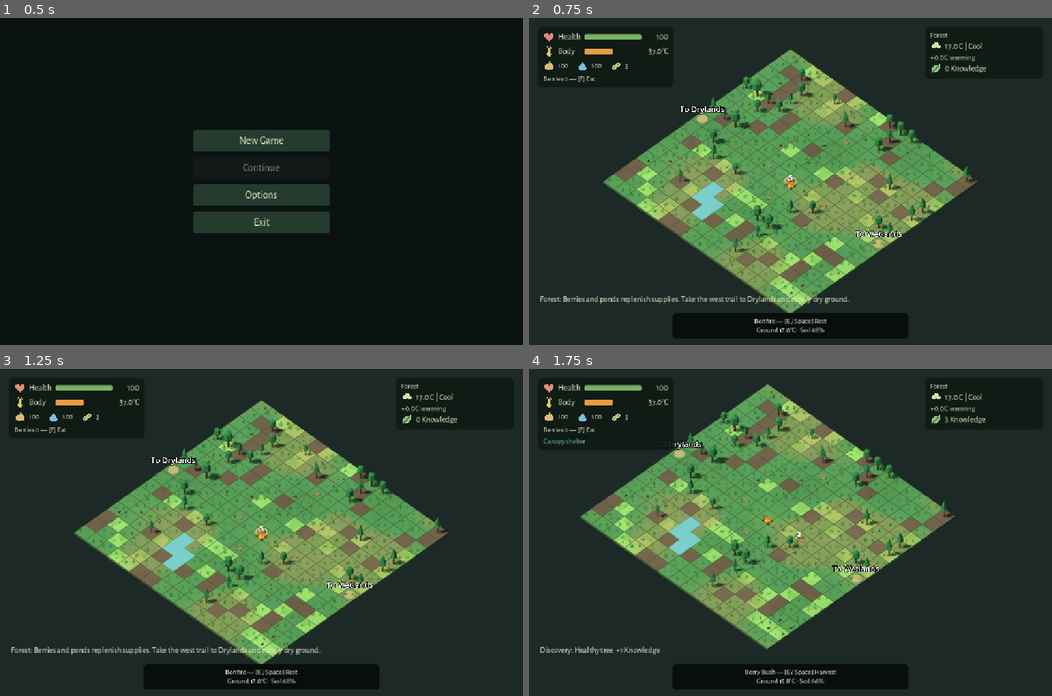
Above: before the commit, frames 1-4 (two rows, left to right).
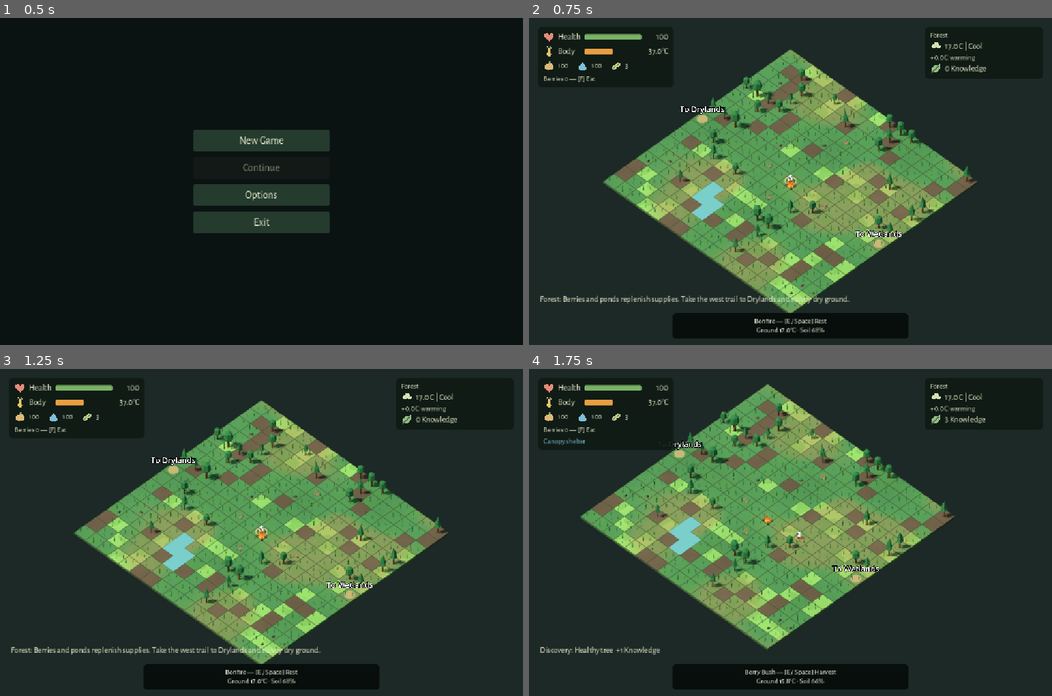
Above: after the commit, the same moments.

Repository: emir-masinovic/gameup-2026-nihilists
Game: Godot game, scene res://features/menus/main_menu.tscn
The game is run twice, just before and just after one commit, with the same random seed, the same clock (stepped at 60 frames per second) and the same inputs.
Inputs (mouse positions are in pixels of both pictures, inside the frame that each line leads up to):
- Up to frame 1 (0.5 s): no input
- Up to frame 2 (0.75 s): click "New Game" at 0.5 s
- Up to frame 3 (1.25 s): no input
- Up to frame 4 (1.75 s): tap Enter (ui_accept) at 1.25, 1.52 s; move the mouse to (905, 516) at 1.27 s; hold D (move_east) from 1.28 s (still down); hold F (eat) from 1.28 s (still down); click (905, 516) at 1.42 s

Frame 1 is identical in both runs. In frame 2, 1.2% of the frame differs, in the area x 15-84%, y 11-89%; in frame 3, 1.2%; in frame 4, 1.2%.

Commit message:
feat: add rooted grass blades and coherent vegetation wind

Diff:
--- a/features/levels/forest/nature/ground_cover.gd
+++ b/features/levels/forest/nature/ground_cover.gd
@@ -33,6 +33,9 @@
 
 func _build(grid: RefCounted, model: Node3D, shrubs: bool):
 	var source = _find_mesh(model, Transform3D.IDENTITY)
+	if not shrubs:
+		source.mesh = _grass_tuft()
+		source.transform = Transform3D.IDENTITY
 	var indices: Array[int] = []
 	for i in range(grid.cells.size()):
 		var cell = grid.cells[i]
@@ -51,7 +54,8 @@
 	renderer.multimesh.instance_count = indices.size()
 	renderer.material_override = source.material.duplicate()
 	renderer.material_override.set_shader_parameter("instance_health", true)
-	renderer.material_override.set_shader_parameter("sway",0.035)
+	renderer.material_override.set_shader_parameter("sway",0.035 if shrubs else 0.11)
+	renderer.material_override.set_shader_parameter("wind_height",0.3 if shrubs else 0.5)
 	renderer.cast_shadow = GeometryInstance3D.SHADOW_CASTING_SETTING_OFF
 	add_child(renderer)
 	var sizes: Array[float] = []
@@ -84,7 +88,7 @@
 			var coverage = smoothstep(threshold-0.12,threshold+0.12,vitality)
 			batch.targets[j] = (0.65+vitality*0.65)*coverage*batch.variations[j] if visible_patch else 0.0
 			batch.vitality[j] = vitality
-			batch.renderer.multimesh.set_instance_custom_data(j, Color(vitality, 0, 0, 1))
+			batch.renderer.multimesh.set_instance_custom_data(j, Color(vitality, _sample(i*37+j), vitality, 1))
 	for i in range(grid.cells.size()):
 		var data = grid.cells[i]
 		var bare_ground: bool = data.terrain == "grass" and not data.get("burned", false)
@@ -164,3 +168,22 @@
 	_crack_targets.resize(grid.cells.size())
 	_crack_sizes.fill(0.0)
 	_crack_targets.fill(0.0)
+
+# Three tapered, segmented blades: shared by the existing clustered MultiMesh.
+func _grass_tuft() -> ArrayMesh:
+	var mesh = SurfaceTool.new()
+	mesh.begin(Mesh.PRIMITIVE_TRIANGLES)
+	for blade in range(3):
+		var direction = Vector3(cos(blade*2.094),0,sin(blade*2.094))
+		var side = direction.cross(Vector3.UP)
+		for segment in range(3):
+			var t0 = float(segment)/3.0
+			var t1 = float(segment+1)/3.0
+			var start = Vector3.UP*t0*0.5+direction*t0*t0*0.13
+			var end = Vector3.UP*t1*0.5+direction*t1*t1*0.13
+			var a = side*(1.0-t0)*0.045
+			var b = side*(1.0-t1)*0.045
+			for point in [start-a,start+a,end+b,start-a,end+b,end-b]:
+				mesh.set_normal(direction)
+				mesh.add_vertex(point)
+	return mesh.commit()
--- a/features/levels/forest/nature/nature_tree.gd
+++ b/features/levels/forest/nature/nature_tree.gd
@@ -61,6 +61,7 @@
         material.set_shader_parameter("leaf_color", [Color(0.13, 0.34, 0.20), Color(0.64, 0.54, 0.13), Color(0.48, 0.25, 0.08), Color(0.3, 0.2, 0.1)][index])
         material.set_shader_parameter("bare", index == 3)
         material.set_shader_parameter("canopy_density", [1.0,0.6,0.22,0.0][index])
+        material.set_shader_parameter("sway", [0.045,0.025,0.01,0.0][index])
         _foliage_materials.append(material)
     for index in range(2):
         var material = _foliage_materials[index+1].duplicate()
--- a/features/levels/forest/nature/shader_foliage.gdshader
+++ b/features/levels/forest/nature/shader_foliage.gdshader
@@ -11,10 +11,18 @@
 void vertex() {
     vitality = INSTANCE_CUSTOM.r;
     leaf_position = VERTEX;
-    vec3 world = (MODEL_MATRIX * vec4(VERTEX, 1.0)).xyz;
-    float tip = smoothstep(0.0, wind_height, VERTEX.y);
-    VERTEX.x += sin(TIME * 1.35 + world.x * 0.65 + world.z * 0.45) * sway * tip;
-    VERTEX.z += cos(TIME * 1.05 + world.z * 0.6) * sway * tip * 0.55;
+    vec3 world = MODEL_MATRIX[3].xyz;
+    float height = clamp(VERTEX.y / wind_height, 0.0, 1.0);
+    float vigor = instance_health ? (0.3 + vitality * 0.7) : 1.0;
+    if (instance_health) { VERTEX.y *= 0.4 + vitality * 0.6; }
+    // A shared travelling field, with only a small seeded local phase offset.
+    float phase = instance_health ? INSTANCE_CUSTOM.g * 0.45 : 0.0;
+    float wave = sin(TIME * 1.65 - dot(world.xz, vec2(0.35, 0.26)) + phase);
+    float gust = 0.65 + 0.35 * sin(TIME * 0.43 - dot(world.xz, vec2(0.08, 0.06)));
+    vec3 direction = vec3(0.8, 0.0, 0.6);
+    vec3 local_direction = vec3(dot(normalize(MODEL_MATRIX[0].xyz), direction), 0.0,
+                                dot(normalize(MODEL_MATRIX[2].xyz), direction));
+    VERTEX += local_direction * (0.35 + wave * 0.65) * gust * sway * height * height * vigor;
 }
 void fragment() {
     if (bare) { discard; }
--- a/tests/world_presentation_test.gd
+++ b/tests/world_presentation_test.gd
@@ -60,6 +60,9 @@
 	ground_data.merge(saved_ground)
 	cover.update_state(world.grid)
 	var grass_batch = cover.batches[0]
+	check(grass_batch.renderer.multimesh.mesh.get_faces().size() == 54, "Grass uses three rooted segmented blades, eighteen triangles per tuft")
+	check(grass_batch.renderer.multimesh.mesh.get_aabb().position.y == 0.0, "Grass roots sit exactly on the ground")
+	check(grass_batch.renderer.material_override.get_shader_parameter("wind_height") == 0.5, "Wind bend height matches blade geometry")
 	var distinct_offsets = {}
 	var per_cell = {}
 	for j in range(grass_batch.indices.size()):
